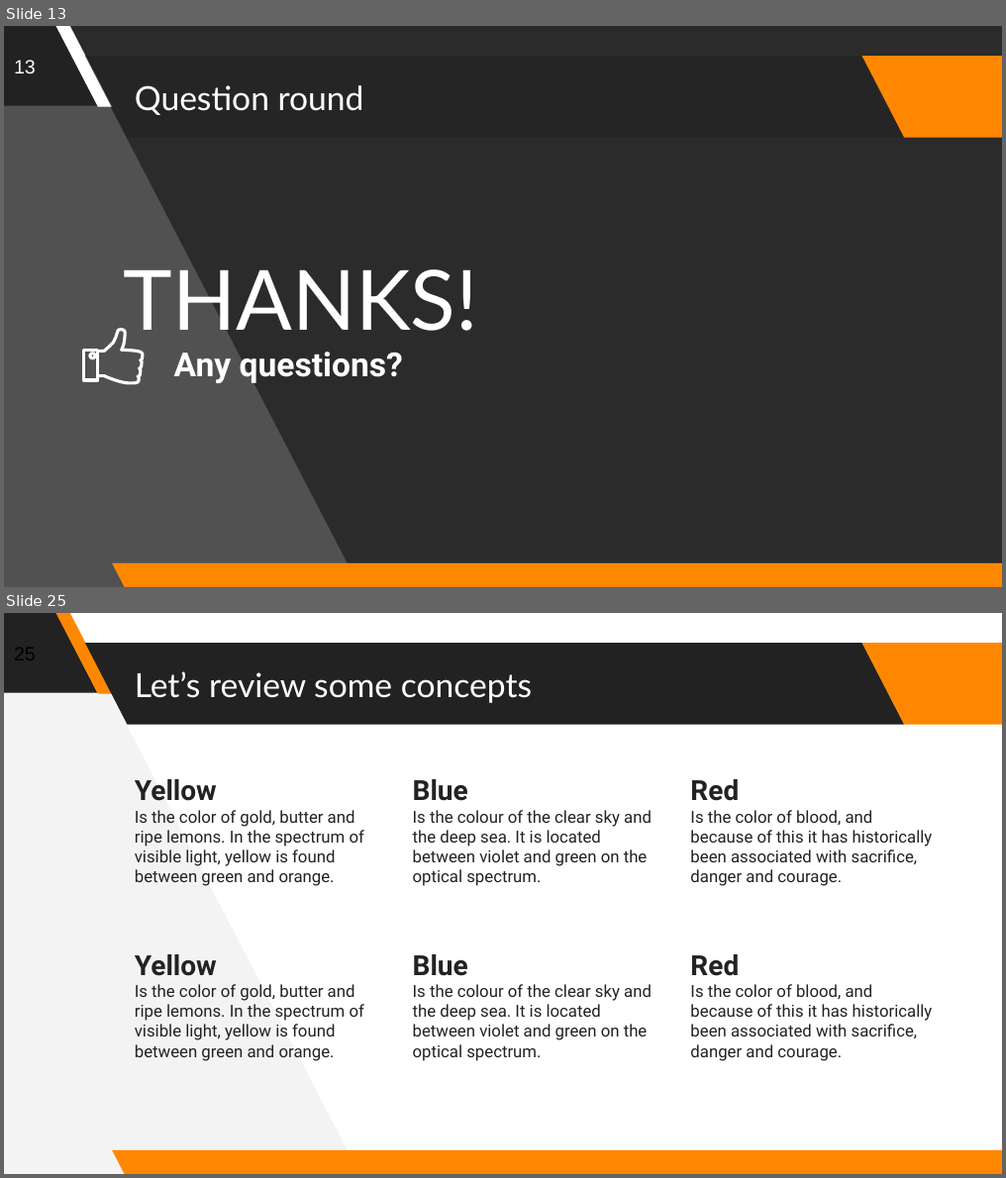
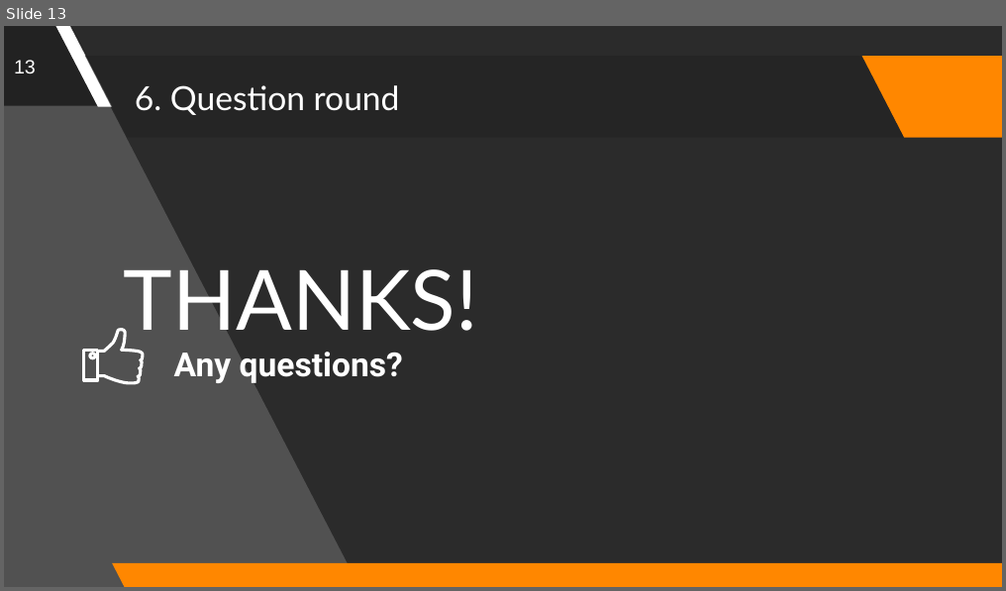
Before and after one commit to Reboocca/Blokboek5, a slide deck: 4_Onderhoudsprocedures/Presentation.pptx. Shown one above the other, each under a label of ours: slides 13 and 25 before the commit, slide 13 after it; the slides between them are not shown. The pictures are 1006x1178 and 1006x591 pixels, drawn with LibreOffice and Linux fonts; fonts in the diff are those of the drawing; background and template pictures are left out; a plain dark background stands for a picture behind light text. Boxes give left, top, right and bottom in pixels: in the first picture for what was removed or moved away, otherwise in the second. Text is boxed around its words. In the diff, an @@ line names an element or a change of style, - is before the commit and + after.

```diff
--- a/4_Onderhoudsprocedures/Presentation.pptx
+++ b/4_Onderhoudsprocedures/Presentation.pptx
@@ slide 25 removed at [4,613,1002,1174], background #FFFFFF; not listed: 3 template elements that a slide beside it also shows @@
@@ freeform shape removed at [4,613,359,1174] @@
@@ parallelogram removed at [55,613,113,694] @@
@@ parallelogram removed at [85,643,904,725] @@
@@ title removed at [135,671,532,703] @@
-Let’s review some concepts
@@ text removed at [135,779,364,886] @@
-Yellow
-Is the color of gold, butter and ripe lemons. In the spectrum of visible light, yellow is found between green and orange.
@@ text removed at [413,779,651,886] @@
-Blue
-Is the colour of the clear sky and the deep sea. It is located between violet and green on the optical spectrum.
@@ text removed at [690,779,933,886] @@
-Red
-Is the color of blood, and because of this it has historically been associated with sacrifice, danger and courage.
@@ text removed at [135,955,364,1061] @@
-Yellow
-Is the color of gold, butter and ripe lemons. In the spectrum of visible light, yellow is found between green and orange.
@@ text removed at [413,955,651,1061] @@
-Blue
-Is the colour of the clear sky and the deep sea. It is located between violet and green on the optical spectrum.
@@ text removed at [690,955,933,1061] @@
-Red
-Is the color of blood, and because of this it has historically been associated with sacrifice, danger and courage.
@@ slide 13 changed as well @@
@@ title at [135,85,400,115]: text changed @@
-Question round
+6. Question round
```
Also in this commit, not shown: 6 other slides changed, 4 slides added, 25 other slides removed.
